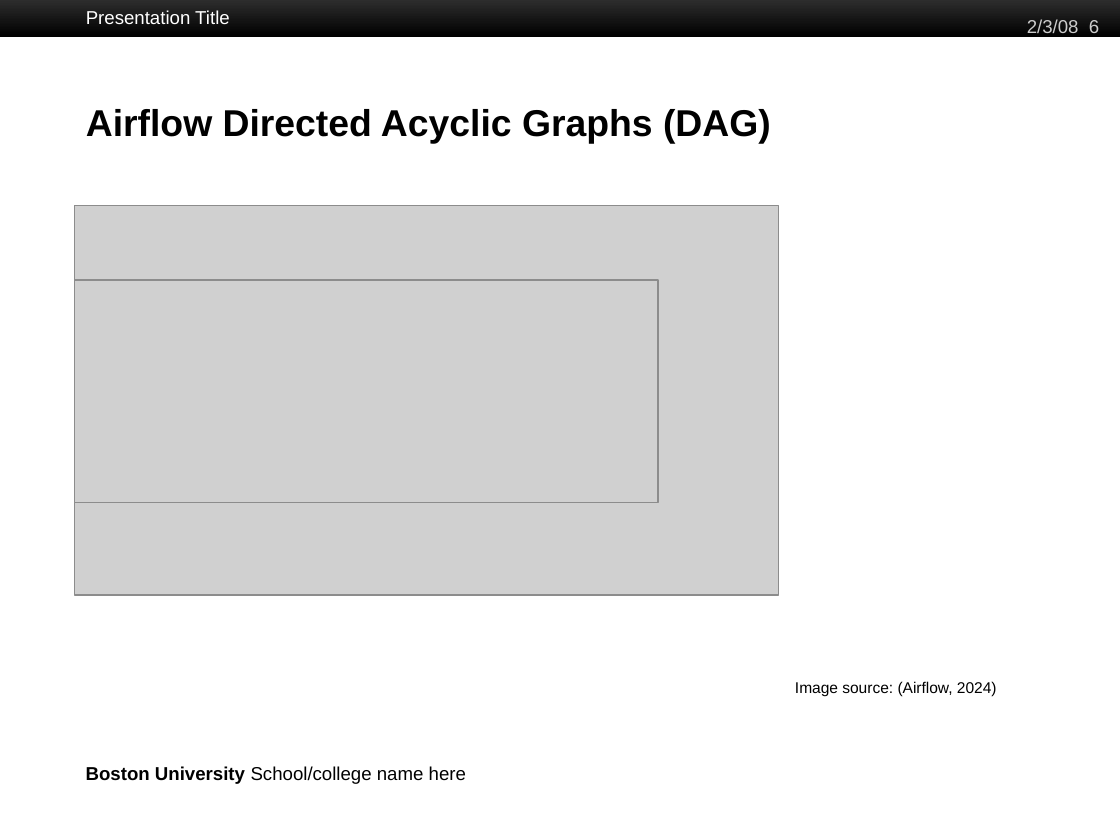
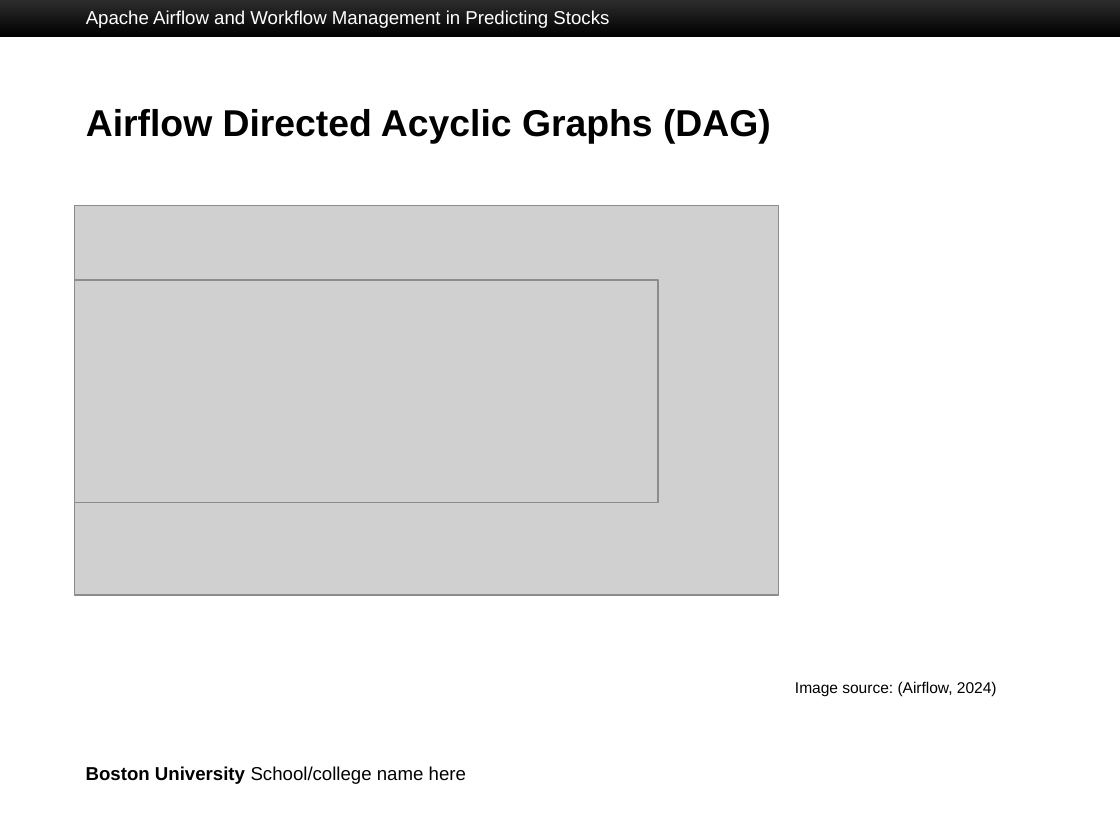
Before and after one commit to Stanford997/CS777-Term-Paper, a slide deck: slide 6 of documents/METCS777-Term-Paper--Nguyen-Cao.pptx. Drawn at 1120x840 pixels with LibreOffice and Linux fonts; fonts in the diff are those of the drawing; grey boxes stand for pictures; background and template pictures are left out. Boxes give left, top, right and bottom in pixels: in the first picture for what was removed or moved away, otherwise in the second. Text is boxed around its words. In the diff, an @@ line names an element or a change of style, - is before the commit and + after.

```diff
--- a/documents/METCS777-Term-Paper--Nguyen-Cao.pptx
+++ b/documents/METCS777-Term-Paper--Nguyen-Cao.pptx
@@ text at [86,10,609,28]: text changed @@
-Presentation Title
+Apache Airflow and Workflow Management in Predicting Stocks
@@ text removed at [1027,19,1099,38] @@
-2/3/08 6
```
Also in this commit, not shown: 10 other slides changed, 2 slides added, 2 slides removed, 1 other file.
